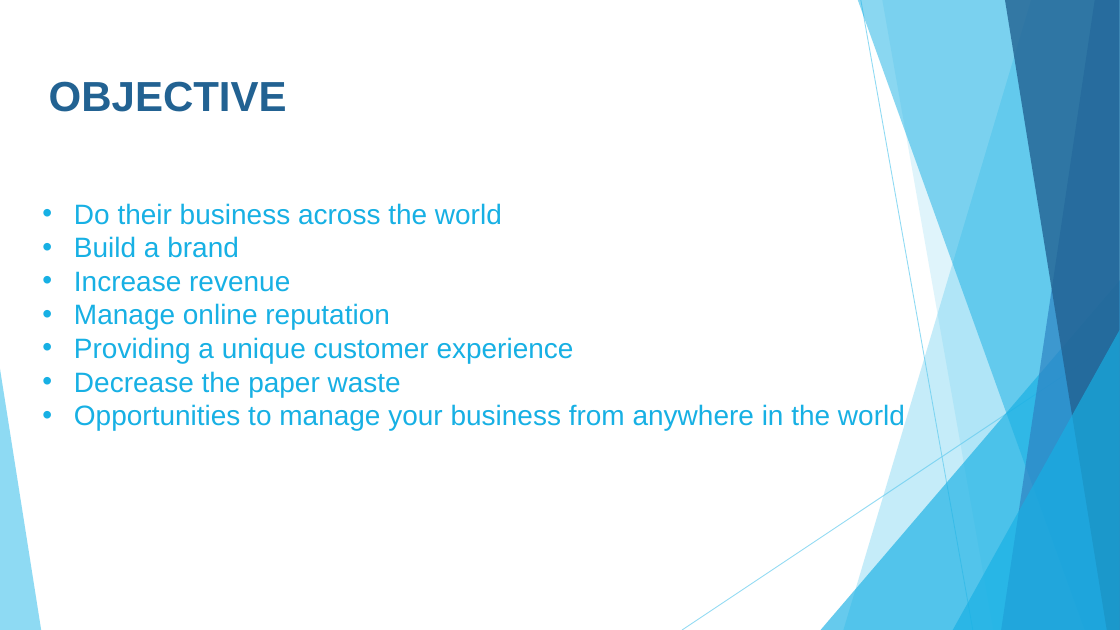
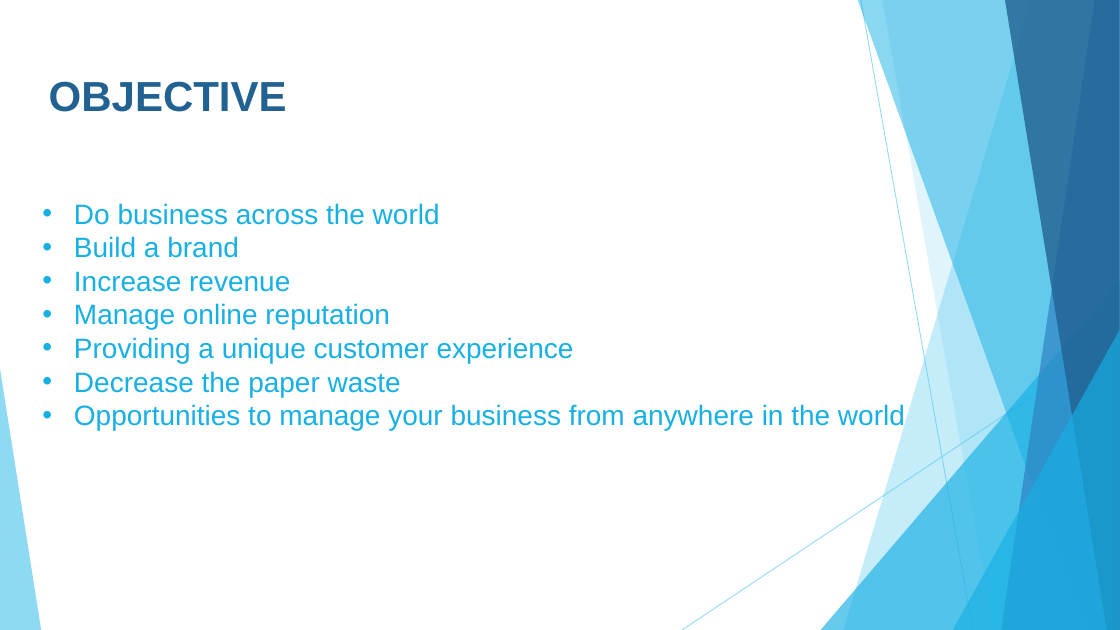
Before and after one commit to kayyum859/StaticWeb, a slide deck: slide 3 of Presentation/FINAL PPT FOR PRASENTATION.pptx. Drawn at 1120x630 pixels with LibreOffice and Linux fonts; fonts in the diff are those of the drawing. Boxes give left, top, right and bottom in pixels: in the first picture for what was removed or moved away, otherwise in the second. Text is boxed around its words. In the diff, an @@ line names an element or a change of style, - is before the commit and + after.

Commit message:
fixing spelling error

```diff
--- a/Presentation/FINAL PPT FOR PRASENTATION.pptx
+++ b/Presentation/FINAL PPT FOR PRASENTATION.pptx
@@ text at (74,203,440,225): text changed @@
-• Do their business across the world
+• Do business across the world
```
